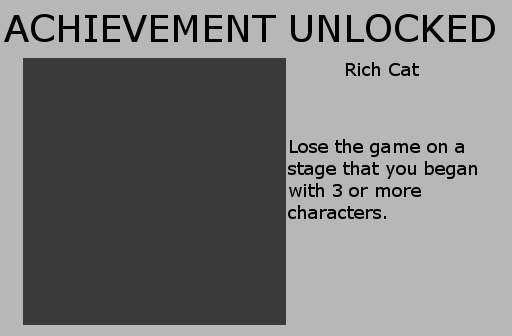
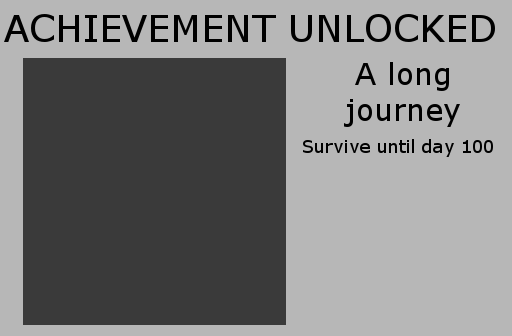
Comparing the layer stacks of the two (512, 336) images. Changes:
renamed "Rich Cat" to "A long journey", painted on it over <box>344,62,460,127</box>
renamed "Lose the game on a stage that ..." to "Survive until day 100", painted on it over <box>288,139,493,219</box>
